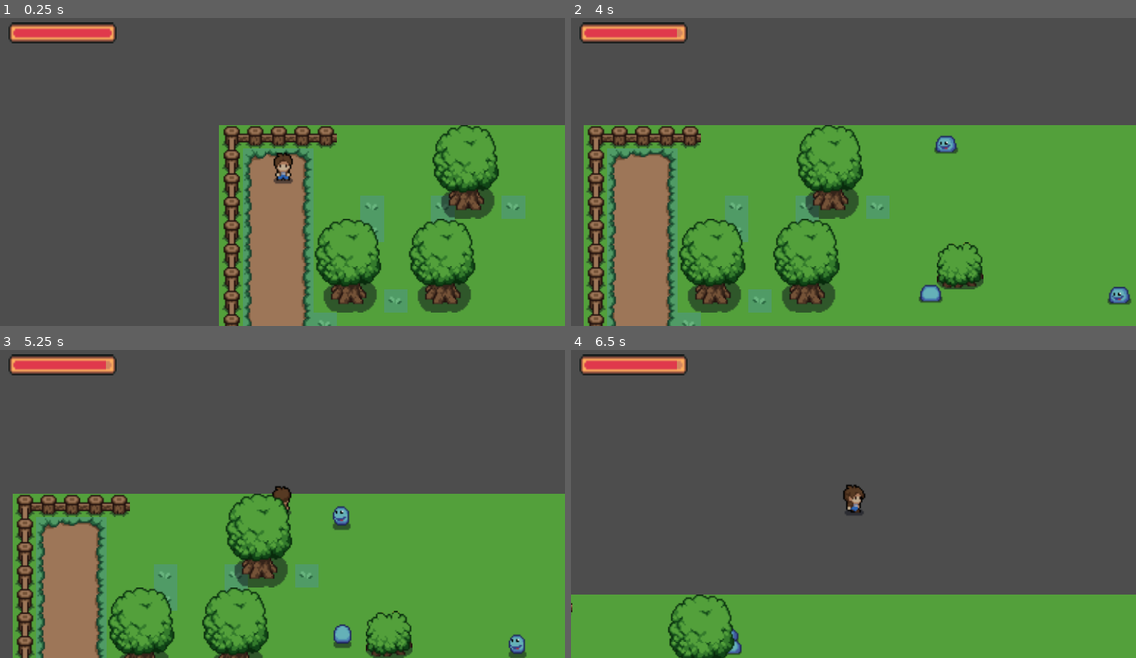
Above: before the commit, frames 1-4 (two rows, left to right).
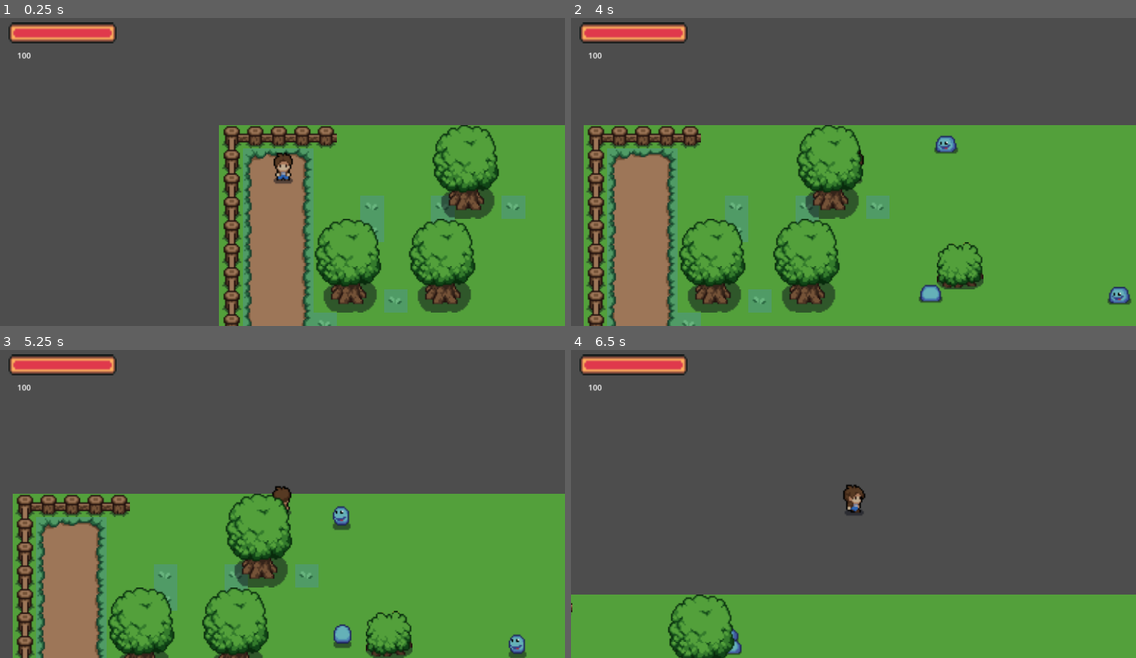
Above: after the commit, the same moments.

Repository: IgorMianowany/Manual-Vampire-Survivors
Game: Godot game, scene res://level_01.tscn
Two runs of this game, one before a commit and one after it. Both use one fixed random seed, a clock stepped at 60 frames per second and the inputs below.
Inputs:
- Up to frame 1 (0.25 s): no input
- Up to frame 2 (4 s): hold D (move_right) 0.53-1.28 s; hold W (move_down) 1.28-2.03 s; hold D (move_right) 2.03-2.78 s; hold S (move_up) 2.78-3.53 s; hold A (move_left) from 3.53 s (still down)
- Up to frame 3 (5.25 s): release A (move_left) at 5.03 s; hold W (move_down) from 5.03 s (still down)
- Up to frame 4 (6.5 s): release W (move_down) at 5.78 s; hold D (move_right) from 5.78 s (still down)

The runs differ from the first frame. In frame 1, less than 0.1% of the frame differs, in the area x 3-6%, y 11-14%; in frame 2, 0.1%, in the area x 3-52%, y 3-54%; in frame 3, less than 0.1%; in frame 4, less than 0.1%.

Commit message:
slime does damage only when jumping

Diff:
--- a/player.gd
+++ b/player.gd
@@ -14,7 +14,6 @@
 var direction : DirectionEnum = DirectionEnum.DOWN
 
 func _physics_process(delta: float) -> void:
-	print(delta)
 	if is_invincible:
 		invincibility_timer += delta
 		invincibility_animation_counter += 1
@@ -75,9 +74,11 @@
 			$AnimatedSprite2D.play("idle_right")
 			$AnimatedSprite2D.flip_h = true
 
-func take_damage(damage : float) -> void:
+func take_damage(damage : float, knockback_direction : Vector2, knockback_power : float) -> void:
 	if not is_invincible:
 		PlayerState.health -= damage
 		is_invincible = true
+		print(knockback_direction)
+		velocity = knockback_direction * speed * knockback_power
 		if PlayerState.health <= 0:
 			death.emit()
--- a/slime.gd
+++ b/slime.gd
@@ -5,6 +5,7 @@
 @export var jump_cooldown : float = 2
 @export var jump_duration : float = 1
 @export var damage : float = 10
+@export var knockback_power : float = 6
 var jump_timer : float = 0
 var direction : Vector2 = Vector2.ZERO
 var player_position : Vector2
@@ -20,6 +21,9 @@
 func _physics_process(delta: float) -> void:
 	if not is_jumping:
 		player_position = player.position
+		$Hitbox.monitoring = false
+	else:
+		$Hitbox.monitoring = true
 
 	jump_timer += delta
 
@@ -66,8 +70,8 @@
 			$AnimatedSprite2D.play("idle_right")
 			$AnimatedSprite2D.flip_h = false
 		elif facing_direction == DirectionEnum.DOWN:
-				$AnimatedSprite2D.play("idle_down")
-				$AnimatedSprite2D.flip_h = false
+			$AnimatedSprite2D.play("idle_down")
+			$AnimatedSprite2D.flip_h = false
 		elif facing_direction == DirectionEnum.LEFT:
 			$AnimatedSprite2D.play("idle_right")
 			$AnimatedSprite2D.flip_h = true
@@ -79,4 +83,4 @@
 
 func _on_hitbox_body_entered(body: Node2D) -> void:
 	if body is Player:
-		body.take_damage(damage)
+		body.take_damage(damage, position.direction_to(player_position), knockback_power)
--- a/slime.tscn
+++ b/slime.tscn
@@ -216,16 +216,16 @@
 size = Vector2(24, 22)
 
 [node name="Slime" type="CharacterBody2D"]
-collision_layer = 6
 collision_mask = 3
 script = ExtResource("1_ahcej")
+knockback_power = 7.0
 
 [node name="AnimatedSprite2D" type="AnimatedSprite2D" parent="."]
 position = Vector2(0, -3)
 sprite_frames = SubResource("SpriteFrames_ygys0")
 animation = &"idle_down"
 autoplay = "idle_down"
-frame_progress = 0.554928
+frame_progress = 0.0928677
 
 [node name="CollisionShape2D" type="CollisionShape2D" parent="."]
 position = Vector2(0, -0.5)
--- a/ui.gd
+++ b/ui.gd
@@ -10,3 +10,4 @@
 func _process(delta: float) -> void:
 	$CanvasLayer/Healthbar.value = PlayerState.health
 	$CanvasLayer/Healthbar.max_value = PlayerState.max_health
+	$CanvasLayer/HealthForDebug.text = str(PlayerState.health)
--- a/ui.tscn
+++ b/ui.tscn
@@ -23,3 +23,9 @@
 nine_patch_stretch = true
 texture_under = ExtResource("1_remj8")
 texture_progress = ExtResource("2_hthmp")
+
+[node name="HealthForDebug" type="Label" parent="CanvasLayer"]
+offset_left = 35.0
+offset_top = 84.0
+offset_right = 75.0
+offset_bottom = 107.0
